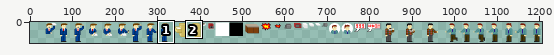
Sprite sheet: src/assets/media/sprites.png. The first picture is a wide view before the edit; the outline marks the close-up.
Close-up. Before the commit:
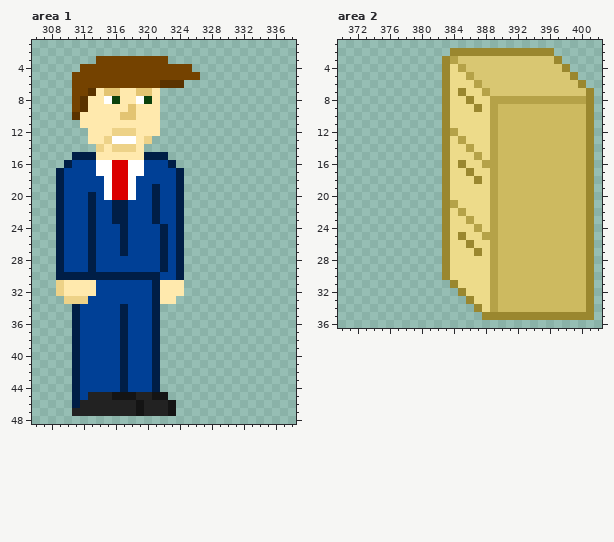
The file is 1173x50 pixels. Pixels under 10% opacity are left out. Colours within 5 levels of each other are drawn and written as one. Shown: area 1: x 306..338, y 1..48; area 2: x 370..402, y 1..36. The old version is drawn lined up with the new one, on the new canvas. The commit also changed other parts of the picture, which this record leaves out.
The same view after the edit:
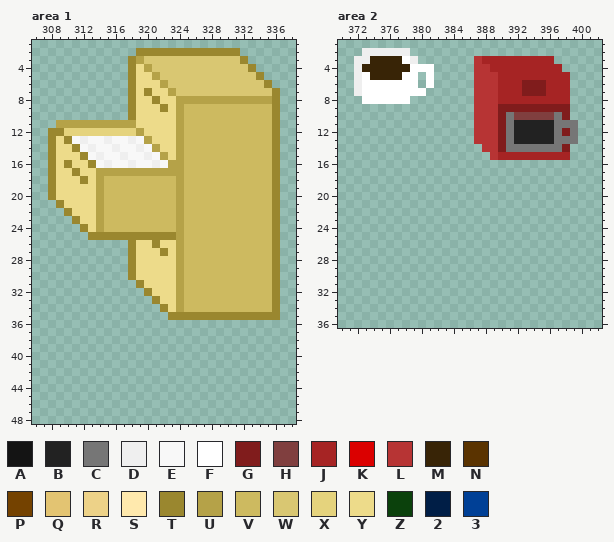
Palette (. is transparent): A #141414  B #222222  C #767676  D #efefef  E #f8f8f8  F #ffffff  G #801c1c  H #803f3f  J #a62424  K #db0000  L #b73434  M #382406  N #5a3300  P #744200  Q #e3c472  R #edd288  S #ffe9ad  T #9a872f  U #b5a248  V #cdba60  W #d9c772  X #e5d37d  Y #eddb8a  Z #0b410c  2 #001e46  3 #004096
Edits made:
canvas 1173x50 -> 1206x50, the old top-left corner now at 33,0
Changed rows in their new state; - is an unchanged pixel.
Area 1:
first column x 308:
 2 -----------TTTTTTTTTTTTT-----
 3 ------....TUWWWWWWWWWWWWT----
 4 ----......TYUWWWWWWWWWWWWT---
 5 ---.......TYYUWWWWWWWWWWWWT--
 6 ---.......TYYYUWWWWWWWWWWWWT-
 7 ---.......TYTYYUWWWWWWWWWWWWT
 8 ---.......TYYTYYUUUUUUUUUUUUT
 9 ---.......TYYYTYUVVVVVVVVVVVT
10 ---.......TYYYYYUVVVVVVVVVVVT
11 -UUUUUUUUUUYYYYYUVVVVVVVVVVVT
12 TTXXXXXXXXXUYYYYUVVVVVVVVVVVT
13 TYTEDEEDEEDEUYYYUVVVVVVVVVVVT
14 TYYTEDEEDEEDEUYYUVVVVVVVVVVVT
15 TYYYTEDEEDEEDEUYUVVVVVVVVVVVT
16 TYTYYTEDEEDEEDEUUVVVVVVVVVVVT
17 TYYTYYUUUUUUUUUUUVVVVVVVVVVVT
18 TYYYTYUVVVVVVVVVUVVVVVVVVVVVT
19 TYYYYYUVVVVVVVVVUVVVVVVVVVVVT
20 TYYYYYUVVVVVVVVVUVVVVVVVVVVVT
21 -TYYYYUVVVVVVVVVUVVVVVVVVVVVT
22 -.TYYYUVVVVVVVVVUVVVVVVVVVVVT
23 -..TYYUVVVVVVVVVUVVVVVVVVVVVT
24 -...TYUVVVVVVVVVUVVVVVVVVVVVT
25 -....TTTTTTTTTTTUVVVVVVVVVVVT
26 -.........TYYTYYUVVVVVVVVVVVT
27 -.........TYYYTYUVVVVVVVVVVVT
28 -.........TYYYYYUVVVVVVVVVVVT
29 -.........TYYYYYUVVVVVVVVVVVT
30 -.........TYYYYYUVVVVVVVVVVVT
31 -..........TYYYYUVVVVVVVVVVVT
32 -...........TYYYUVVVVVVVVVVVT
33 --...........TYYUVVVVVVVVVVVT
34 ---...........TYUVVVVVVVVVVVT
35 ---...........-TTTTTTTTTTTTTT
36 ---...........---------------
37 ---...........---------------
38 ---...........---------------
39 ---...........---------------
40 ---...........---------------
41 ---...........---------------
42 ---...........---------------
43 ---...........---------------
44 ---...........---------------
45 ---............--------------
46 ---.............-------------
47 ---.............-------------
Area 2:
first column x 372:
 2 -DDDDDD-----.............-----
 3 DDMMMMFD---....LJJJJJJJJJ.----
 4 DMMMMMMFFF-....LLJJJJJJJJJ.---
 5 DFMMMMFF-F-....LLLJJJJJJJJJ.--
 6 DFFFFFFF-F-....LLLJJJGGGJJJ..-
 7 DFFFFFFFF--....LLLJJJGGGJJJ...
 8 -FFFFFF----....LLLJJJJJJJJJ...
 9 -----------....LLLGGGGGGGGG...
10 -----------....LLLGCHHHHHCG...
11 -----------....LLLGCBBBBBCCC..
12 -----------....LLLGCBBBBBCGC..
13 -----------....LLLGCBBBBBCCC..
14 -----------.....LLGCCCCCCCG...
15 -----------......LJJJJJJJJJ...
16 -----------...................
17 -----------...................
18 -----------...................
19 -----------...................
20 -----------...................
21 -----------...................
22 -----------...................
23 -----------...................
24 -----------...................
25 -----------...................
26 -----------...................
27 -----------...................
28 -----------...................
29 -----------...................
30 -----------...................
31 ------------..................
32 -------------.................
33 --------------................
34 ---------------...............
35 ----------------..............
